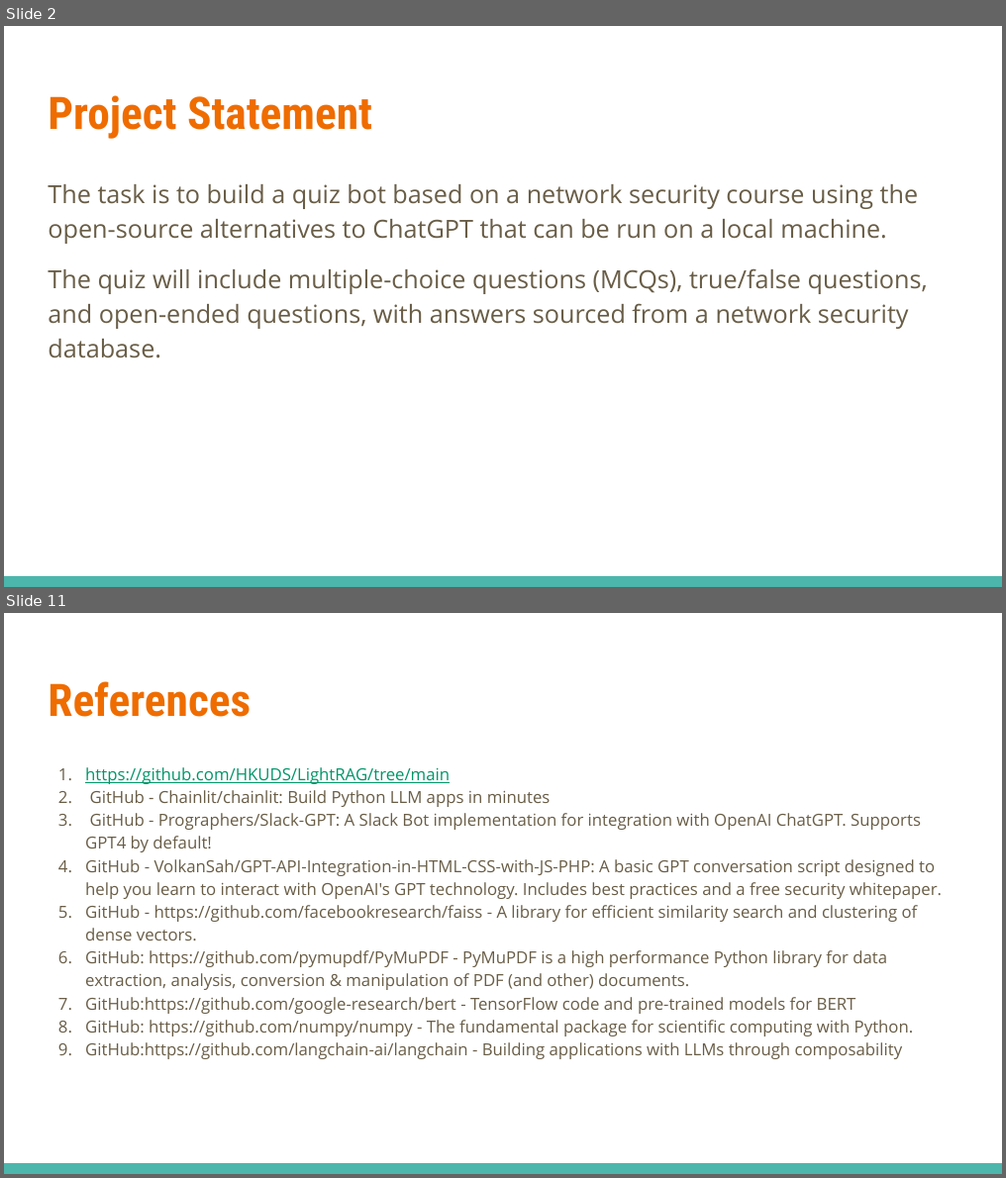
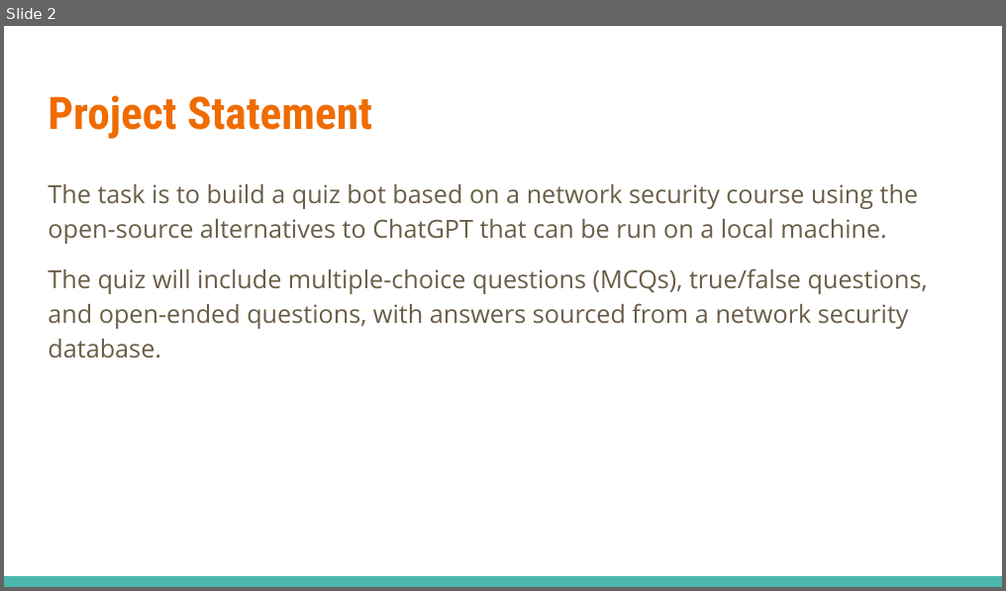
Before and after one commit to tvnikhil/QuizBot, a slide deck: Grp2_presentation.pptx. Shown one above the other, each under a label of ours: slides 2 and 11 before the commit, slide 2 after it; the slides between them are not shown. The pictures are 1006x1178 and 1006x591 pixels, drawn with LibreOffice and Linux fonts; fonts in the diff are those of the drawing. Boxes give left, top, right and bottom in pixels: in the first picture for what was removed or moved away, otherwise in the second. Text is boxed around its words. In the diff, an @@ line names an element or a change of style, - is before the commit and + after.

```diff
--- a/Grp2_presentation.pptx
+++ b/Grp2_presentation.pptx
@@ slide 11 removed at (4,613,1002,1174), background #FFFFFF; not listed: 1 template element that a slide beside it also shows @@
@@ title removed at (48,681,251,717) @@
-References
@@ text removed at (85,767,942,1059) @@
-1. https://github.com/HKUDS/LightRAG/tree/main
-2. GitHub - Chainlit/chainlit: Build Python LLM apps in minutes
-3. GitHub - Prographers/Slack-GPT: A Slack Bot implementation for integration with OpenAI ChatGPT. Supports GPT4 by default!
-4. GitHub - VolkanSah/GPT-API-Integration-in-HTML-CSS-with-JS-PHP: A basic GPT conversation script designed to help you learn to interact with OpenAI's GPT technology. Includes best practices and a free security whitepaper.
-5. GitHub - https://github.com/facebookresearch/faiss - A library for efficient similarity search and clustering of dense vectors.
-6. GitHub: https://github.com/pymupdf/PyMuPDF - PyMuPDF is a high performance Python library for data extraction, analysis, conversion & manipulation of PDF (and other) documents.
-7. GitHub:https://github.com/google-research/bert - TensorFlow code and pre-trained models for BERT
-8. GitHub: https://github.com/numpy/numpy - The fundamental package for scientific computing with Python.
-9. GitHub:https://github.com/langchain-ai/langchain - Building applications with LLMs through composability
```
Also in this commit, not shown: 1 slide changed, 1 slide added, 7 other slides removed, 7 other files.
